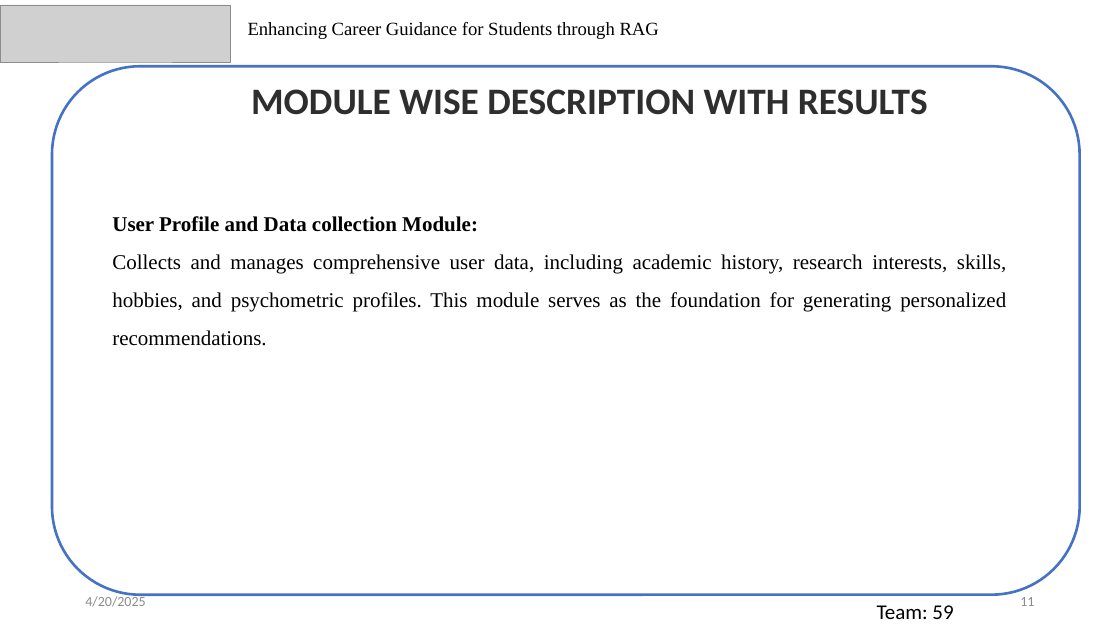
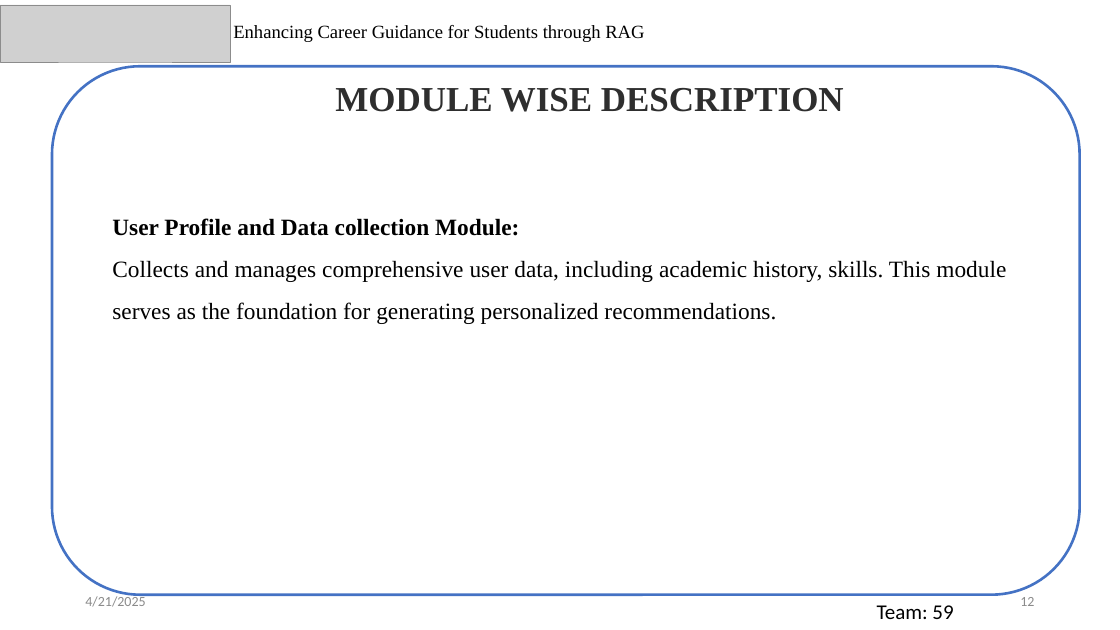
Before and after one commit to akhilswarop/RAG, a slide deck: slide 12 of External Review/External Review PPT.pptx (slide 11 before the commit). Drawn at 1120x630 pixels with LibreOffice and Linux fonts; fonts in the diff are those of the drawing; grey boxes stand for pictures. Boxes give left, top, right and bottom in pixels: in the first picture for what was removed or moved away, otherwise in the second. Text is boxed around its words. In the diff, an @@ line names an element or a change of style, - is before the commit and + after.

```diff
--- a/External Review/External Review PPT.pptx
+++ b/External Review/External Review PPT.pptx
@@ text "Enhancing Career Guidance for Students ...": place and size @@
-text "Enhancing Career Guidance for Students ..." at (248, 22, 659, 39)
+text "Enhancing Career Guidance for Students ..." at (233, 25, 644, 42)
@@ text at (335, 88, 844, 112): text changed; size 32 to 30 pt; font Calibri to Times New Roman @@
-MODULE WISE DESCRIPTION WITH RESULTS
+MODULE WISE DESCRIPTION
@@ text at (112, 218, 519, 236): size 18 to 20 pt in "User Profile and Data collection Module:" @@
@@ text at (112, 260, 1006, 324): text changed; size 18 to 20 pt @@
-Collects and manages comprehensive user data, including academic history, research interests, skills, hobbies, and psychometric profiles. This module serves as the foundation for generating personalized recommendations.
+Collects and manages comprehensive user data, including academic history, skills. This module serves as the foundation for generating personalized recommendations.
@@ text at (85, 594, 145, 607): text changed @@
-4/20/2025
+4/21/2025
@@ page number at (1020, 597, 1034, 606): text changed @@
-11
+12
```
Also in this commit, not shown: 27 other slides changed, 4 slides added.
